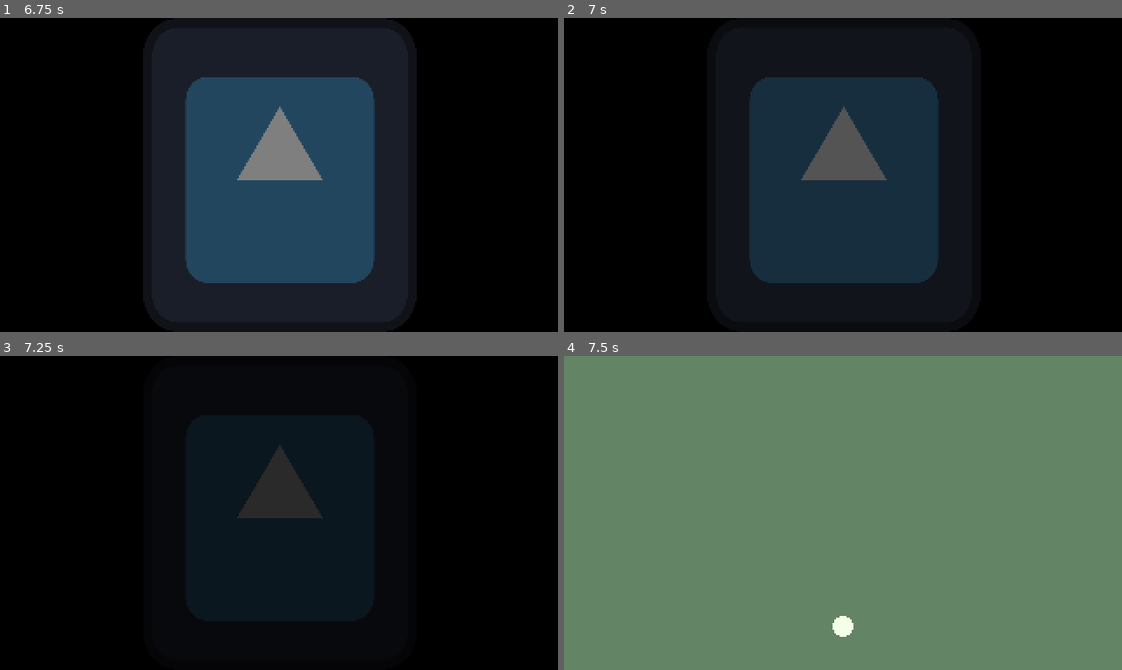
Above: before the commit, frames 1-4 (two rows, left to right).
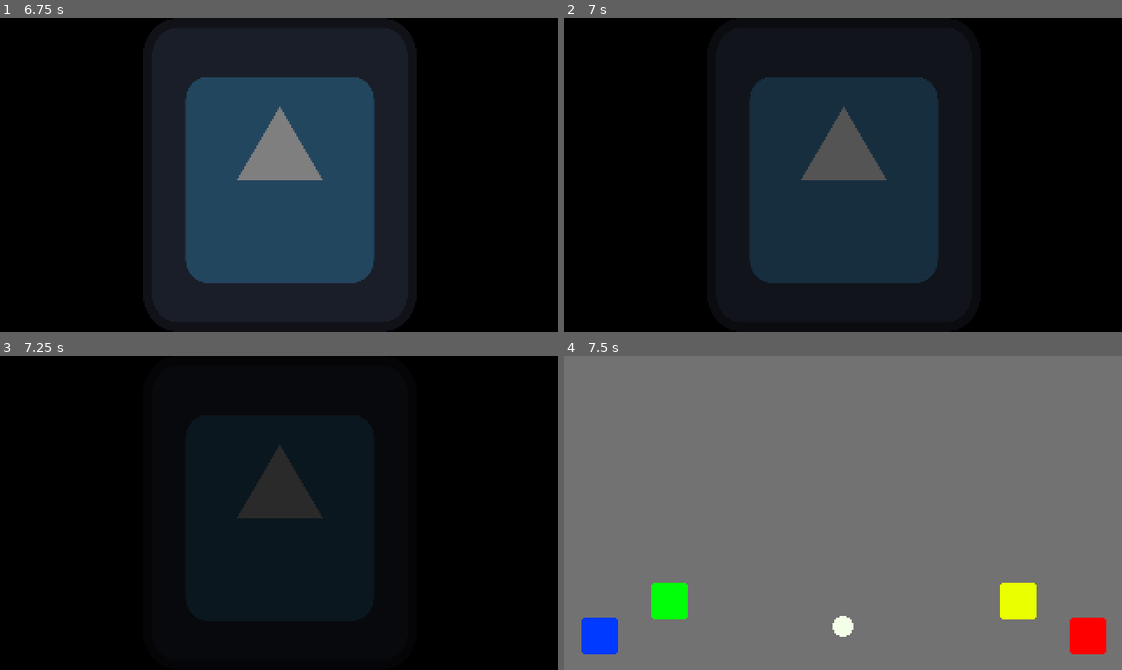
Above: after the commit, the same moments.

Repository: MTareqAzim/root-for-you
Game: Godot game, scene res://scenes/main_scenes/main_game.tscn
Two runs of this game, one before a commit and one after it. Both use one fixed random seed, a clock stepped at 60 frames per second and the inputs below. The engine's default icon, where the game draws it, is replaced by a stand-in: a white triangle on a blue panel in a dark square.
Inputs:
- Up to frame 1 (6.75 s): tap Enter at 0.5, 4.25, 5.75 s; tap Space at 3.5, 5 s
- Up to frame 2 (7 s): no input
- Up to frame 3 (7.25 s): no input
- Up to frame 4 (7.5 s): no input

Frames 1-3 are identical in both runs. In frame 4, 3.0% of the frame differs, in the area x 3-98%, y 72-95%.

Commit message:
Set up mock game scene with cheer displays.

Diff:
--- a/project.godot
+++ b/project.godot
@@ -86,24 +86,32 @@
 "events": [ Object(InputEventJoypadButton,"resource_local_to_scene":false,"resource_name":"","device":0,"button_index":10,"pressure":0.0,"pressed":false,"script":null)
  ]
 }
+magic={
+"deadzone": 0.5,
+"events": [ Object(InputEventKey,"resource_local_to_scene":false,"resource_name":"","device":0,"alt":false,"shift":false,"control":false,"meta":false,"command":false,"pressed":false,"scancode":0,"physical_scancode":65,"unicode":0,"echo":false,"script":null)
+, Object(InputEventJoypadButton,"resource_local_to_scene":false,"resource_name":"","device":0,"button_index":4,"pressure":0.0,"pressed":false,"script":null)
+, Object(InputEventJoypadButton,"resource_local_to_scene":false,"resource_name":"","device":0,"button_index":2,"pressure":0.0,"pressed":false,"script":null)
+ ]
+}
 heal={
 "deadzone": 0.5,
 "events": [ Object(InputEventKey,"resource_local_to_scene":false,"resource_name":"","device":0,"alt":false,"shift":false,"control":false,"meta":false,"command":false,"pressed":false,"scancode":0,"physical_scancode":87,"unicode":0,"echo":false,"script":null)
+, Object(InputEventJoypadButton,"resource_local_to_scene":false,"resource_name":"","device":0,"button_index":6,"pressure":0.0,"pressed":false,"script":null)
+, Object(InputEventJoypadButton,"resource_local_to_scene":false,"resource_name":"","device":0,"button_index":2,"pressure":0.0,"pressed":false,"script":null)
+ ]
+}
+attack={
+"deadzone": 0.5,
+"events": [ Object(InputEventKey,"resource_local_to_scene":false,"resource_name":"","device":0,"alt":false,"shift":false,"control":false,"meta":false,"command":false,"pressed":false,"scancode":0,"physical_scancode":76,"unicode":0,"echo":false,"script":null)
+, Object(InputEventJoypadButton,"resource_local_to_scene":false,"resource_name":"","device":0,"button_index":5,"pressure":0.0,"pressed":false,"script":null)
+, Object(InputEventJoypadButton,"resource_local_to_scene":false,"resource_name":"","device":0,"button_index":0,"pressure":0.0,"pressed":false,"script":null)
  ]
 }
 block={
 "deadzone": 0.5,
 "events": [ Object(InputEventKey,"resource_local_to_scene":false,"resource_name":"","device":0,"alt":false,"shift":false,"control":false,"meta":false,"command":false,"pressed":false,"scancode":0,"physical_scancode":73,"unicode":0,"echo":false,"script":null)
- ]
-}
-attack={
-"deadzone": 0.5,
-"events": [ Object(InputEventKey,"resource_local_to_scene":false,"resource_name":"","device":0,"alt":false,"shift":false,"control":false,"meta":false,"command":false,"pressed":false,"scancode":0,"physical_scancode":76,"unicode":0,"echo":false,"script":null)
- ]
-}
-magic={
-"deadzone": 0.5,
-"events": [ Object(InputEventKey,"resource_local_to_scene":false,"resource_name":"","device":0,"alt":false,"shift":false,"control":false,"meta":false,"command":false,"pressed":false,"scancode":0,"physical_scancode":65,"unicode":0,"echo":false,"script":null)
+, Object(InputEventJoypadButton,"resource_local_to_scene":false,"resource_name":"","device":0,"button_index":7,"pressure":0.0,"pressed":false,"script":null)
+, Object(InputEventJoypadButton,"resource_local_to_scene":false,"resource_name":"","device":0,"button_index":1,"pressure":0.0,"pressed":false,"script":null)
  ]
 }
 
--- a/scenes/game_scene.tscn
+++ b/scenes/game_scene.tscn
@@ -1,7 +1,8 @@
-[gd_scene load_steps=3 format=2]
+[gd_scene load_steps=4 format=2]
 
 [ext_resource path="res://scripts/game_scene.gd" type="Script" id=1]
 [ext_resource path="res://scenes/ui_scenes/beat_keeper.tscn" type="PackedScene" id=2]
+[ext_resource path="res://scenes/ui_scenes/trigger_layout.tscn" type="PackedScene" id=3]
 
 [node name="GameScene" type="Control"]
 anchor_right = 1.0
@@ -11,11 +12,13 @@
 [node name="ColorRect" type="ColorRect" parent="."]
 anchor_right = 1.0
 anchor_bottom = 1.0
-color = Color( 0.396078, 0.517647, 0.403922, 1 )
+color = Color( 0.45098, 0.45098, 0.45098, 1 )
 
 [node name="BeatKeeper" parent="." instance=ExtResource( 2 )]
 
 [node name="Timer" type="Timer" parent="."]
 one_shot = true
 
+[node name="TriggerLayout" parent="." instance=ExtResource( 3 )]
+
 [connection signal="timeout" from="Timer" to="." method="_on_Timer_timeout"]
